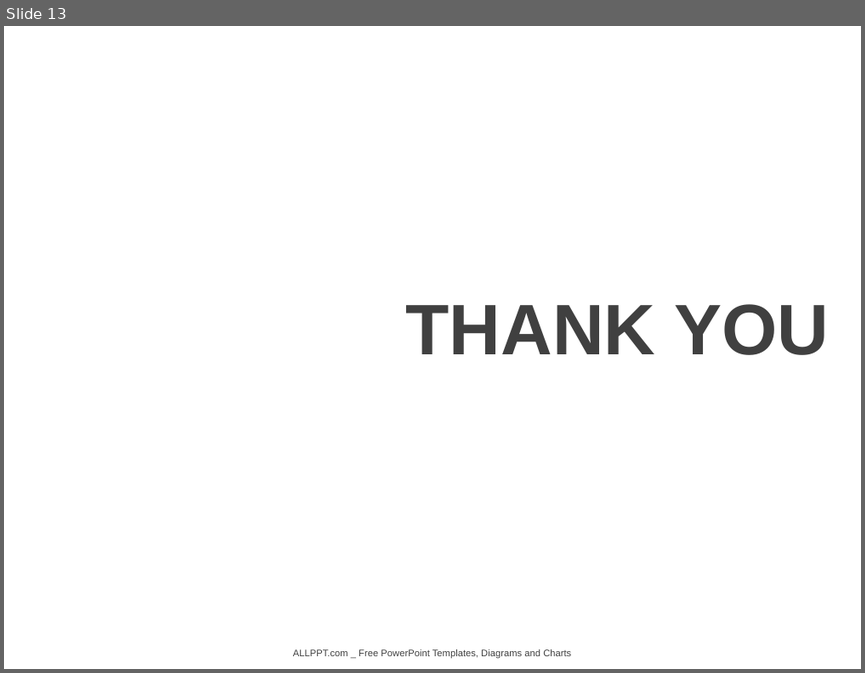
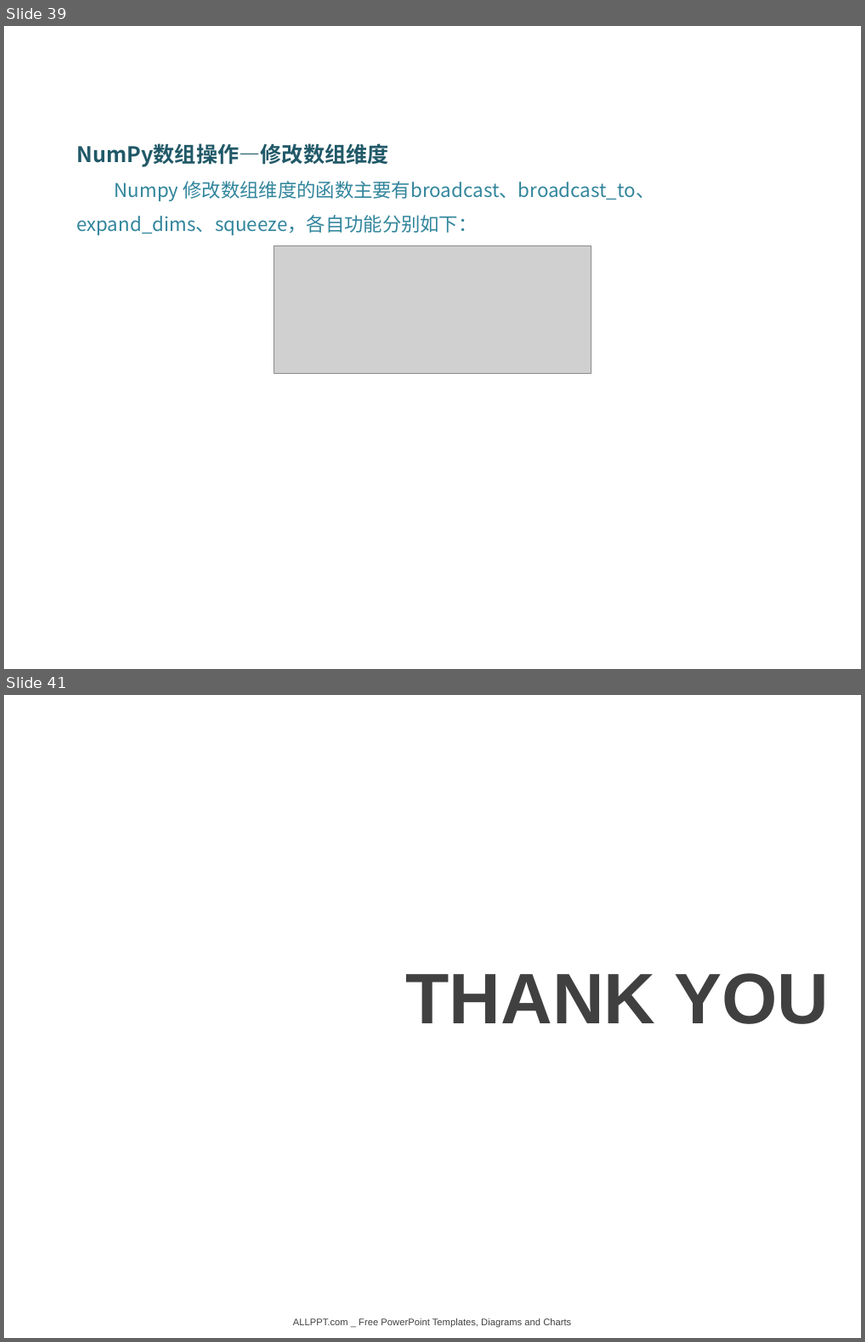
Before and after one commit to DataScienceCoding/Python-Data-Analysis, a slide deck: Python-Data-Analysis.pptx. Shown one above the other, each under a label of ours: slide 13 before the commit, slides 39 and 41 after it; the slides between them are not shown. The pictures are 865x673 and 865x1342 pixels, drawn with LibreOffice and Linux fonts; fonts in the diff are those of the drawing; grey boxes stand for pictures; background and template pictures are left out. Boxes give left, top, right and bottom in pixels: in the first picture for what was removed or moved away, otherwise in the second. Text is boxed around its words. In the diff, an @@ line names an element or a change of style, - is before the commit and + after.

```diff
--- a/Python-Data-Analysis.pptx
+++ b/Python-Data-Analysis.pptx
@@ slide 39 added at (4,26,861,669), background picture (left out) @@
@@ text added at (76,143,654,235), 16 pt, text #31859C @@
+NumPy数组操作—修改数组维度
+Numpy 修改数组维度的函数主要有broadcast、broadcast_to、expand_dims、squeeze，各自功能分别如下：
@@ picture added at (274,246,590,373) @@
@@ what was slide 13 is now slide 41 @@
```
Also in this commit, not shown: 27 other slides added, 5 other files.
